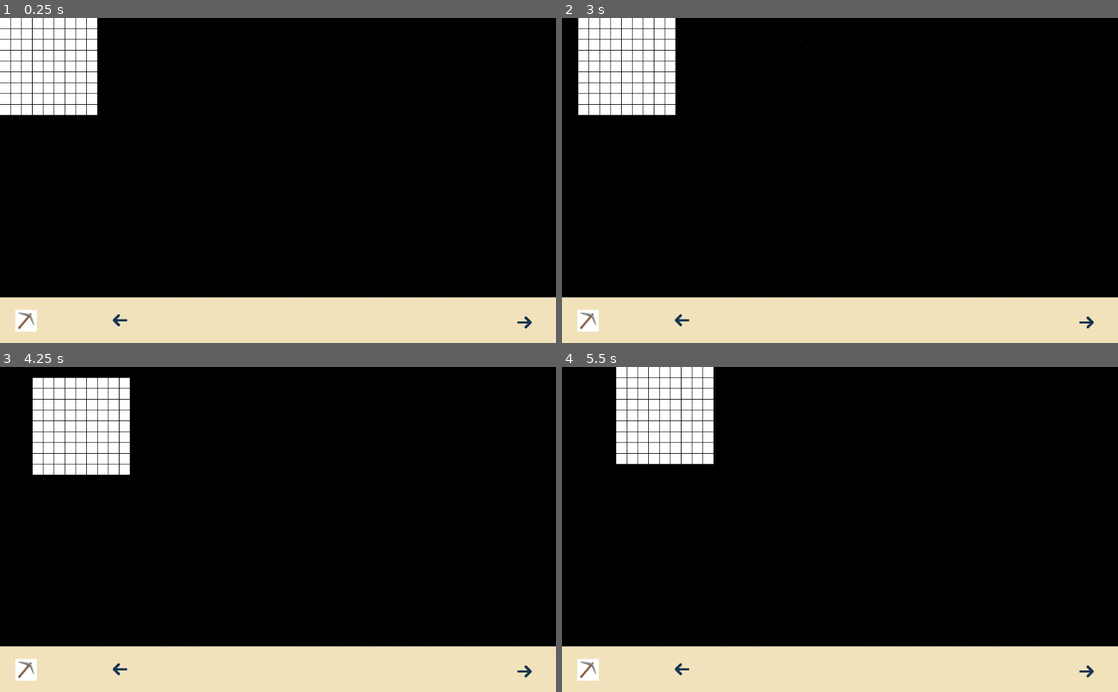
Above: before the commit, frames 1-4 (two rows, left to right).
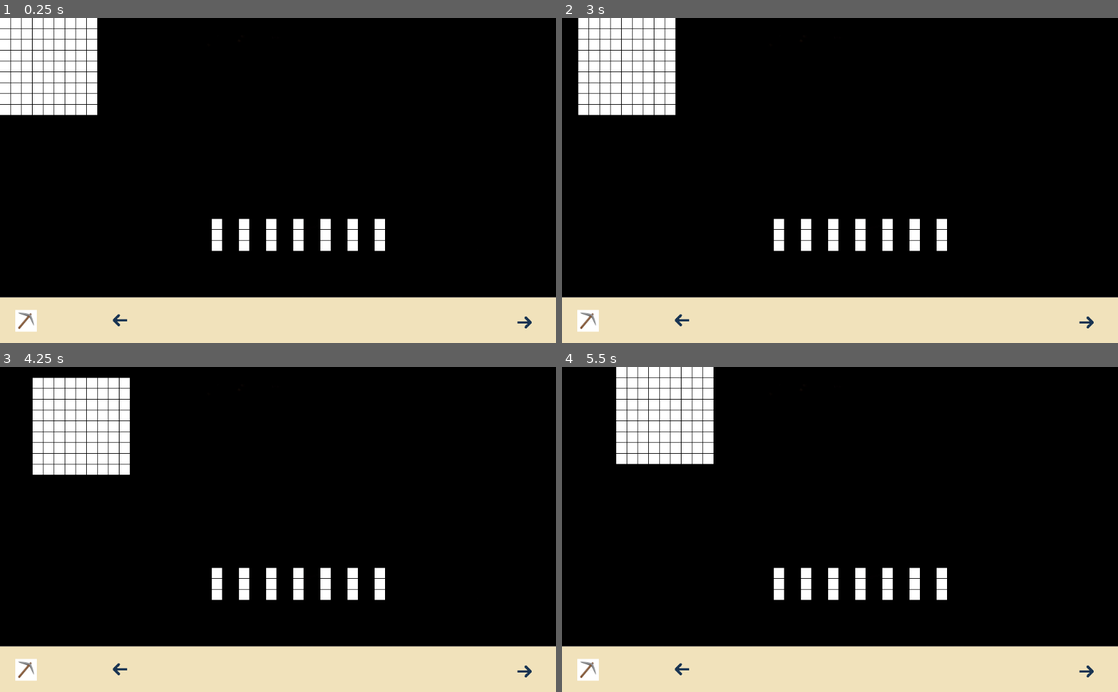
Above: after the commit, the same moments.

Repository: tartempion-sdr/chromino-V2
Game: Godot game, scene res://Node2D.tscn
Same seed, same stepped clock (60 frames per second), same inputs: the game is played once before the commit and once after it.
Inputs (mouse positions are in pixels of both pictures, inside the frame that each line leads up to):
- Up to frame 1 (0.25 s): no input
- Up to frame 2 (3 s): click (589, 320) at 0.5 s; click (684, 320) at 1.25 s; click (1084, 323) at 2 s; tap Enter at 2.75 s; move the mouse to (962, 164) at 2.77 s; hold Right from 2.78 s (still down); click (962, 164) at 2.92 s
- Up to frame 3 (4.25 s): tap Space at 3.5 s; move the mouse to (166, 545) at 3.52 s; release Right at 3.53 s; hold Down from 3.53 s (still down)
- Up to frame 4 (5.5 s): tap Enter at 4.25 s; move the mouse to (895, 458) at 4.27 s; release Down at 4.28 s; hold Right 4.28-5.03 s; tap Space at 5 s; move the mouse to (812, 594) at 5.02 s; hold Up from 5.03 s (still down); click (812, 594) at 5.17 s

The runs differ from the first frame. In frame 1, 1.3% of the frame differs, in the area x 38-70%, y 61-72%; in frame 2, 1.3%; in frame 3, 1.3%; in frame 4, 1.3%.

Commit message:
deux fonction pour le child jeton

Diff:
--- a/Node2D.gd
+++ b/Node2D.gd
@@ -3,7 +3,7 @@
 
 var ecart = 20
 var taille = 1
-var scene = preload("res://Area2D.tscn")
+var scene = preload("res://Plateau.tscn")
 var x1 = 0
 var y1 = 0
 var plateau_x
@@ -22,16 +22,26 @@
 var violet = preload("res://assets/colors/violet.jpg")
 var rouge = preload("res://assets/colors/rouge.jpg")
 
+var scene_jeton = preload("res://jetons.tscn")
+var nb_jetons_pioche = 7
 
 var list_couleurs_jetons = []
 
-var list_position_pioche_jetons = []
+var list_position_pioche_jetons = [(Vector2(400, 400)),
+(Vector2(450, 400)),
+(Vector2(500, 400)),
+(Vector2(550, 400)),
+(Vector2(600, 400)),
+(Vector2(650, 400)),
+(Vector2(700, 400))]
+
 var list_affihe_position_porte_jetons = []
 
 func _ready():
 
+	print(list_position_pioche_jetons)
 	pos_plateau()
-	cree_jetons()
+	child_pioche_jetons()
 
 func plateau(pos):
 	var instance_plateau = scene.instance()
@@ -88,8 +98,15 @@
 	y1 -= retoury
 	print(taille)
 
-func cree_jetons():
-	pass
+func pioche_jetons(d):
+	var instance_jeton = scene_jeton.instance()
+	instance_jeton.position = list_position_pioche_jetons[d]
+	instance_jeton.visible = true
+	add_child(instance_jeton)
+
+func child_pioche_jetons():
+	for d in nb_jetons_pioche:
+		pioche_jetons(d)
 
 func pioche_jeton_random():
 	print("random jetons")
--- a/Node2D.tscn
+++ b/Node2D.tscn
@@ -3,7 +3,7 @@
 [ext_resource path="res://assets/colors/black.jpg" type="Texture" id=1]
 [ext_resource path="res://assets/colors/beige.png" type="Texture" id=2]
 [ext_resource path="res://Node2D.gd" type="Script" id=3]
-[ext_resource path="res://Area2D.tscn" type="PackedScene" id=4]
+[ext_resource path="res://Plateau.tscn" type="PackedScene" id=4]
 [ext_resource path="res://assets/pioche.png" type="Texture" id=5]
 [ext_resource path="res://assets/arrow.png" type="Texture" id=6]
 [ext_resource path="res://assets/arrow-2.png" type="Texture" id=7]
@@ -11,6 +11,20 @@
 
 [node name="Node2D" type="Node2D"]
 script = ExtResource( 3 )
+
+[node name="TextureRect" type="TextureRect" parent="."]
+margin_right = 1026.0
+margin_bottom = 515.0
+texture = ExtResource( 1 )
+expand = true
+__meta__ = {
+"_edit_use_anchors_": false
+}
+
+[node name="Plateau" parent="TextureRect" instance=ExtResource( 4 )]
+visible = false
+position = Vector2( 40, 40 )
+gravity_vec = Vector2( 0, 0 )
 
 [node name="TextureRect2" type="TextureRect" parent="."]
 margin_left = -1.0
@@ -68,21 +82,7 @@
 }
 
 [node name="jetons" parent="TextureRect2/TextureRect3" instance=ExtResource( 8 )]
-
-[node name="TextureRect" type="TextureRect" parent="."]
-margin_right = 1026.0
-margin_bottom = 515.0
-texture = ExtResource( 1 )
-expand = true
-__meta__ = {
-"_edit_use_anchors_": false
-}
-
-[node name="Area2D" parent="TextureRect" instance=ExtResource( 4 )]
 visible = false
-position = Vector2( 40, 40 )
-gravity_vec = Vector2( 0, 0 )
-script = null
 [connection signal="button_down" from="TextureRect2/Button_pioche" to="." method="_on_Button_pioche_button_down"]
 [connection signal="button_down" from="TextureRect2/Button_droite" to="." method="_on_Button_droite_button_down"]
 [connection signal="button_down" from="TextureRect2/Button_gauche" to="." method="_on_Button_gauche_button_down"]
--- a/Area2D.tscn
+++ b/Plateau.tscn
@@ -1,13 +1,11 @@
-[gd_scene load_steps=4 format=2]
+[gd_scene load_steps=3 format=2]
 
-[ext_resource path="res://Area2D.gd" type="Script" id=1]
 [ext_resource path="res://assets/colors/carre-blanc.png" type="Texture" id=2]
 
 [sub_resource type="RectangleShape2D" id=1]
 
-[node name="Area2D" type="Area2D"]
+[node name="Plateau" type="Area2D"]
 position = Vector2( 30, 30 )
-script = ExtResource( 1 )
 
 [node name="CollisionShape2D" type="CollisionShape2D" parent="."]
 shape = SubResource( 1 )
--- a/jetons.tscn
+++ b/jetons.tscn
@@ -1,16 +1,21 @@
-[gd_scene load_steps=2 format=2]
+[gd_scene load_steps=3 format=2]
 
 [ext_resource path="res://assets/colors/carre-blanc.png" type="Texture" id=1]
+
+[sub_resource type="RectangleShape2D" id=1]
 
 [node name="jetons" type="Area2D"]
 
 [node name="CollisionShape2D" type="CollisionShape2D" parent="."]
+shape = SubResource( 1 )
 
 [node name="Sprite-2-milieu" type="Sprite" parent="CollisionShape2D"]
 texture = ExtResource( 1 )
 
 [node name="Sprite-1" type="Sprite" parent="CollisionShape2D/Sprite-2-milieu"]
 texture = ExtResource( 1 )
+offset = Vector2( 0, -20 )
 
 [node name="Sprite-3" type="Sprite" parent="CollisionShape2D/Sprite-2-milieu"]
 texture = ExtResource( 1 )
+offset = Vector2( 0, 20 )
